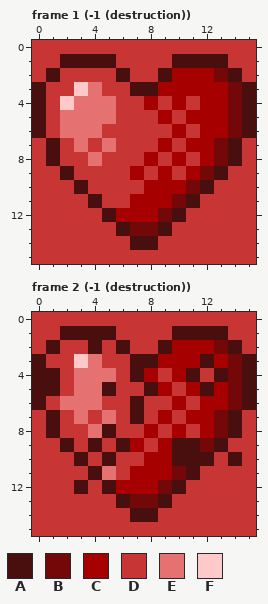
One commit to this pixel-art file: assets/src/icon.health-heart.16x16.aseprite. Above: the version before the commit.
16x16 pixels, 8 frames. Shown: frame 1 (-1 (destruction)), frame 2 (-1 (destruction)).
Palette (. is transparent): A #490f0f  B #740707  C #a60000  D #c83535  E #e57171  F #fdc9c9
Pixels before, frame 1 (-1 (destruction)), first column x 0:
 0 DDDDDDDDDDDDDDDD
 1 DDAAAADDDDAAAADD
 2 DADDDDADDACCCBAD
 3 ADDFEDDAACCCCCBA
 4 ADFEEEDDCDCDCCBA
 5 ADEEEEDDDCDCCCBA
 6 ADEEEDDDDDCDCCBA
 7 DADEDEDDDCDCCBAD
 8 DADDEDDDCDCDCBAD
 9 DDADDDDCDCDCBADD
10 DDDADDDDCCCBADDD
11 DDDDADDCCCBADDDD
12 DDDDDACCCBADDDDD
13 DDDDDDABBADDDDDD
14 DDDDDDDAADDDDDDD
15 DDDDDDDDDDDDDDDD
Pixels before, frame 2 (-1 (destruction)), first column x 0:
 0 DDDDDDDDDDDDDDDD
 1 DDAAAADDDDAAAADD
 2 DADDADADDACCCBAD
 3 ADDFEDDAACCCACBA
 4 AADEEEDACDCADABA
 5 AADEEADDACDCACBA
 6 ADEEEDDADDCDCCBA
 7 DADEDEDADCDCCBAD
 8 DADDEADDCDCDCBAD
 9 DDADADACDCAABADD
10 DDDADADDCCAAADAD
11 DDDDAEDCCCBADDDD
12 DDDADACCCBADDDDD
13 DDDDDDABBADDDDDD
14 DDDDDDDAADDDDDDD
15 DDDDDDDDDDDDDDDD
Once edited:
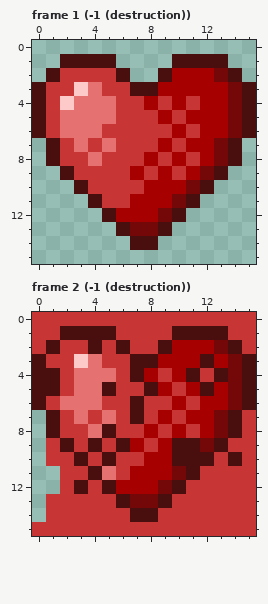
Change:
Frame 1 (-1 (destruction)):
y 0: x 0..15 DDDDDDDDDDDDDDDD -> ................
y 1: x 0..1 DD -> ..; x 6..9 DDDD -> ....; x 14..15 DD -> ..
y 2: x 0 D -> .; x 7..8 DD -> ..; x 15 D -> .
y 7..8: x 0 D -> .; x 15 D -> .
y 9: x 0..1 DD -> ..; x 14..15 DD -> ..
y 10: x 0..2 DDD -> ...; x 13..15 DDD -> ...
y 11: x 0..3 DDDD -> ....; x 12..15 DDDD -> ....
y 12: x 0..4 DDDDD -> .....; x 11..15 DDDDD -> .....
y 13: x 0..5 DDDDDD -> ......; x 10..15 DDDDDD -> ......
y 14: x 0..6 DDDDDDD -> .......; x 9..15 DDDDDDD -> .......
y 15: x 0..15 DDDDDDDDDDDDDDDD -> ................
Frame 2 (-1 (destruction)):
y 7..10: x 0 D -> .
y 11..12: x 0..1 DD -> ..
y 13..14: x 0 D -> .
